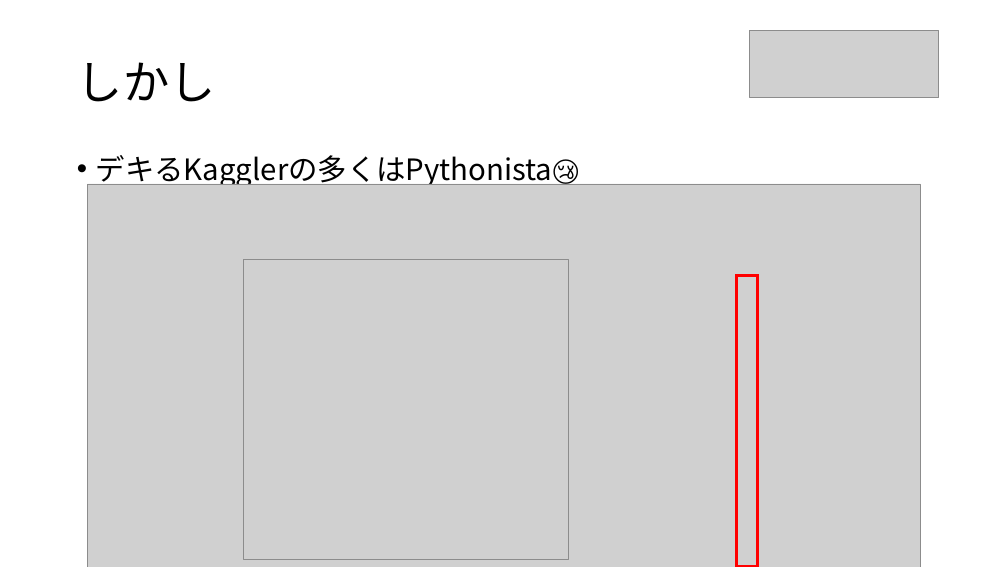
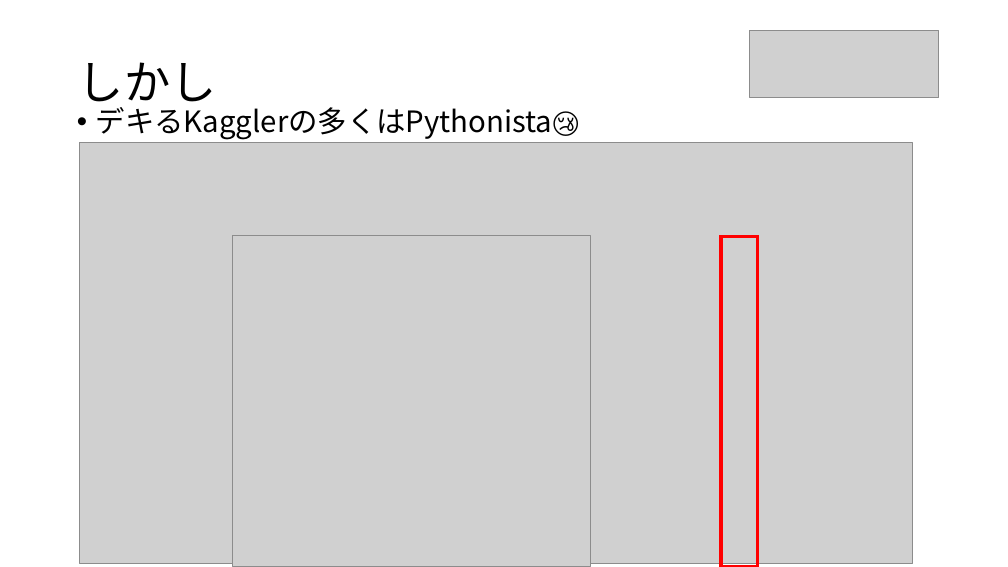
Before and after one commit to 8-u8/Kaggle, a slide deck: slide 8 of Santander/output/caretパッケージを使ったXGBoostのformula型.pptx. Drawn at 1008x567 pixels with LibreOffice and Linux fonts; fonts in the diff are those of the drawing; grey boxes stand for pictures. Boxes give left, top, right and bottom in pixels: in the first picture for what was removed or moved away, otherwise in the second. Text is boxed around its words. In the diff, an @@ line names an element or a change of style, - is before the commit and + after.

```diff
--- a/Santander/output/caretパッケージを使ったXGBoostのformula型.pptx
+++ b/Santander/output/caretパッケージを使ったXGBoostのformula型.pptx
@@ title "しかし" rewrapped from bbox=[77, 62, 216, 102] to bbox=[78, 62, 217, 111] @@
@@ text "デキるKagglerの多くはPythonista😢": place and size @@
-text "デキるKagglerの多くはPythonista😢" at bbox=[96, 155, 580, 188]
+text "デキるKagglerの多くはPythonista😢" at bbox=[96, 107, 580, 140]
@@ picture: place and size @@
-picture at bbox=[88, 184, 921, 567]
+picture at bbox=[79, 142, 913, 563]
@@ picture: place and size @@
-picture at bbox=[243, 259, 569, 560]
+picture at bbox=[232, 236, 591, 566]
@@ rectangle: place and size @@
-rectangle at bbox=[737, 275, 758, 567]
+rectangle at bbox=[721, 237, 758, 567]
```
Also in this commit, not shown: 1 other slide changed, 1 other file.
